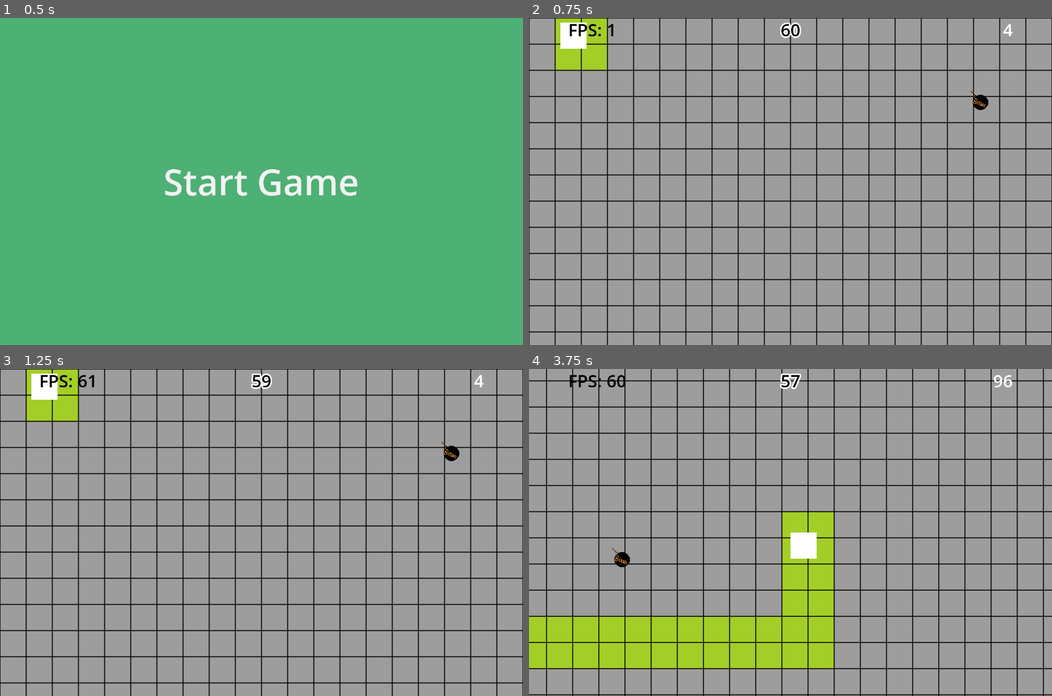
Above: before the commit, frames 1-4 (two rows, left to right).
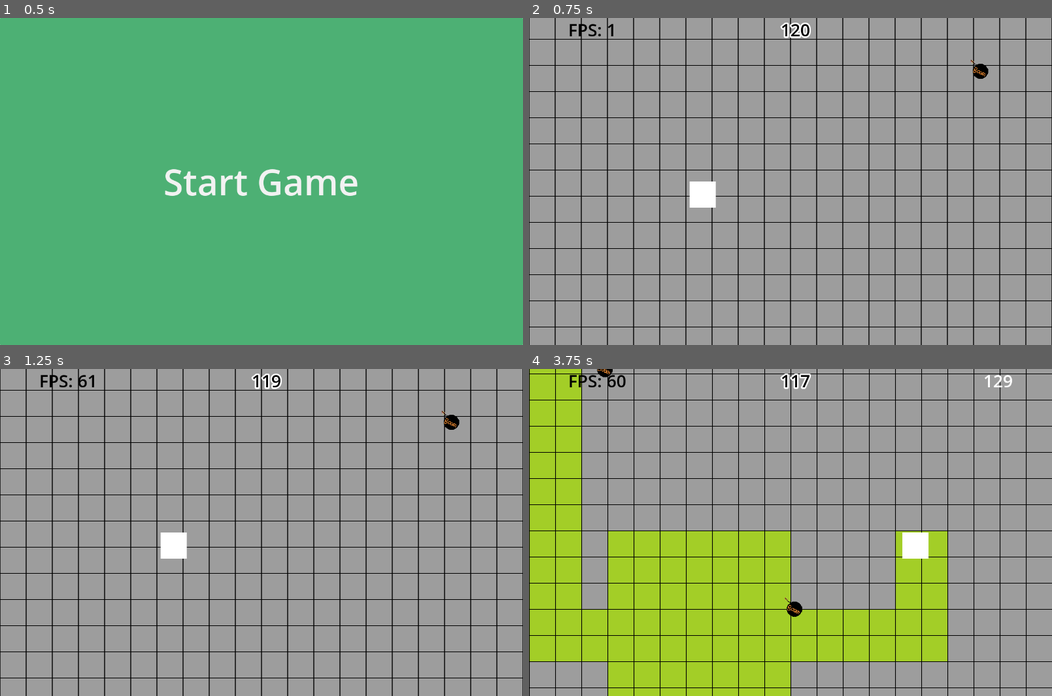
Above: after the commit, the same moments.

Repository: NIK-98/Paint_The_Ground
Game: Godot game, scene res://sceens/level.tscn
Two runs of this game, one before a commit and one after it. Both use one fixed random seed, a clock stepped at 60 frames per second and the inputs below. This scene is started directly instead of the project's main scene.
Inputs:
- Up to frame 1 (0.5 s): no input
- Up to frame 2 (0.75 s): click "Start Game" at 0.5 s
- Up to frame 3 (1.25 s): no input
- Up to frame 4 (3.75 s): hold D (right) 1.28-2.03 s; hold S (down) 2.03-2.78 s; hold D (right) 2.78-3.53 s; hold W (up) from 3.53 s (still down)

Frame 1 is identical in both runs. In frame 2, 9.6% of the frame differs, in the area x 0-100%, y 0-97%; in frame 3, 9.6%; in frame 4, 39%, in the area x 0-100%, y 0-100%.
Error before the commit: Attempt to call function 'get_node' in base 'null instance' on a null instance. (res://scripts/player.gd:29)
Error after the commit: Attempt to call function 'get_node' in base 'null instance' on a null instance. (res://scripts/player.gd:32)

Commit message:
syncronisierung von start und time noch teils nicht syncron

Diff:
--- a/sceens/bombe.tscn
+++ b/sceens/bombe.tscn
@@ -10,6 +10,9 @@
 properties/0/path = NodePath(".:position")
 properties/0/spawn = true
 properties/0/replication_mode = 2
+properties/1/path = NodePath(".:visible")
+properties/1/spawn = true
+properties/1/replication_mode = 1
 
 [node name="Bombe" type="Node2D" groups=["boom"]]
 script = ExtResource("1_d6tas")
--- a/sceens/level.tscn
+++ b/sceens/level.tscn
@@ -73,6 +73,9 @@
 sources/5 = SubResource("TileSetAtlasSource_jh5d0")
 sources/6 = SubResource("TileSetAtlasSource_1s3c3")
 
+[sub_resource type="SystemFont" id="SystemFont_fe0qs"]
+font_names = PackedStringArray("Jokerman")
+
 [sub_resource type="SystemFont" id="SystemFont_txo84"]
 font_names = PackedStringArray("Bell MT")
 font_italic = true
@@ -83,15 +86,12 @@
 [sub_resource type="StyleBoxFlat" id="StyleBoxFlat_kbrw7"]
 bg_color = Color(0.854902, 0.501961, 0.0235294, 1)
 
-[sub_resource type="Theme" id="Theme_7dykc"]
+[sub_resource type="Theme" id="Theme_cyalv"]
 Button/font_sizes/font_size = 88
 Button/fonts/font = SubResource("SystemFont_txo84")
 Button/styles/hover = SubResource("StyleBoxFlat_l6etb")
 Button/styles/normal = SubResource("StyleBoxFlat_l6etb")
 Button/styles/pressed = SubResource("StyleBoxFlat_kbrw7")
-
-[sub_resource type="SystemFont" id="SystemFont_fe0qs"]
-font_names = PackedStringArray("Jokerman")
 
 [sub_resource type="SceneReplicationConfig" id="SceneReplicationConfig_jatce"]
 properties/0/path = NodePath("CanvasLayer/Time:text")
@@ -137,18 +137,11 @@
 offset_right = -96.0
 grow_horizontal = 0
 
-[node name="Start" type="Button" parent="CanvasLayer"]
-offset_right = 1280.0
-offset_bottom = 800.0
-theme = SubResource("Theme_7dykc")
-text = "Start Game"
-script = ExtResource("12_xt3i6")
-
 [node name="MultiplayerSpawner" type="MultiplayerSpawner" parent="CanvasLayer"]
 _spawnable_scenes = PackedStringArray("res://sceens/score_label.tscn")
 spawn_path = NodePath("../Wertung")
 
-[node name="Time" type="Label" parent="CanvasLayer"]
+[node name="Time" type="Label" parent="CanvasLayer" groups=["time"]]
 offset_left = 616.0
 offset_right = 664.0
 offset_bottom = 40.0
@@ -158,8 +151,15 @@
 theme_override_fonts/font = SubResource("SystemFont_fe0qs")
 theme_override_font_sizes/font_size = 42
 
-[node name="Timer" type="Timer" parent="."]
-wait_time = 60.0
+[node name="Start" type="Button" parent="CanvasLayer" groups=["start"]]
+offset_right = 1280.0
+offset_bottom = 800.0
+theme = SubResource("Theme_cyalv")
+text = "Start Game"
+script = ExtResource("12_xt3i6")
+
+[node name="Timer" type="Timer" parent="." groups=["timer"]]
+wait_time = 120.0
 
 [node name="MultiplayerSynchronizer" type="MultiplayerSynchronizer" parent="."]
 replication_config = SubResource("SceneReplicationConfig_jatce")
--- a/sceens/main.tscn
+++ b/sceens/main.tscn
@@ -254,6 +254,7 @@
 theme = SubResource("Theme_iqe0b")
 
 [node name="CanvasLayer" type="CanvasLayer" parent="."]
+process_mode = 3
 layer = 3
 scale = Vector2(0.7, 0.7)
 transform = Transform2D(0.7, 0, 0, 0.7, 0, 0)
--- a/sceens/player.tscn
+++ b/sceens/player.tscn
@@ -7,7 +7,7 @@
 size = Vector2(64, 64)
 
 [sub_resource type="RectangleShape2D" id="RectangleShape2D_wpgsi"]
-size = Vector2(64, 64)
+size = Vector2(65, 64)
 
 [sub_resource type="SceneReplicationConfig" id="SceneReplicationConfig_ktm87"]
 properties/0/path = NodePath(".:player")
--- a/scripts/Global.gd
+++ b/scripts/Global.gd
@@ -2,7 +2,5 @@
 
 var Spielfeld_Size = Vector2()
 var Max_clients = 6
-var Game_running = false
-var Gametriggerstart = false
 const Start_bomben_limit = 4
 var Gameover = false
--- a/scripts/level.gd
+++ b/scripts/level.gd
@@ -11,6 +11,7 @@
 const bomb_spawn_genzen = 64
 
 var old_spawn: Vector2
+var Time_out = false
 
 func _ready():
 	$CanvasLayer/Time.visible = false
@@ -39,6 +40,7 @@
 		$CanvasLayer/Time.text = str(round($Timer.time_left))
 
 
+
 func _exit_tree():
 	multiplayer.server_disconnected.disconnect(verbindung_verloren)
 	if not multiplayer.is_server():
@@ -65,19 +67,6 @@
 	get_tree().change_scene_to_file("res://sceens/main.tscn")
 
 
-@rpc("any_peer","call_local")
-func reset_game_status():
-	Global.Game_running = true
-	Global.Gametriggerstart = true
-	Global.Max_clients = len(multiplayer.get_peers())
-
-
-@rpc("any_peer","call_local")
-func disable_game():
-	Global.Game_running = false
-	Global.Gametriggerstart = false
-	Global.Gameover = true
-
 
 func add_player(id: int):
 	if len(multiplayer.get_peers()) >= Global.Max_clients:
@@ -85,20 +74,14 @@
 		return
 	var player = player_sceen.instantiate()
 	player.player = id
-	var randpos = Vector2(randi_range(0,Global.Spielfeld_Size.x-player.get_node("Color").size.x),randi_range(0,Global.Spielfeld_Size.y-player.get_node("Color").size.y))
-	if randpos == old_spawn:
-		old_spawn = randpos
-		del_player(id)
-		add_player(id)
-		return
-
+	var randpos = Vector2(floor(randi_range(500,Global.Spielfeld_Size.x+player.get_node("Color").size.x)),floor(randi_range(500,Global.Spielfeld_Size.y-player.get_node("Color").size.y)))
 	player.position = randpos
 	player.name = str(id)
 	get_node("Players").add_child(player, true)
-	old_spawn = randpos
 	add_score(id)
 
 
+@rpc("call_local")
 func reset_bomben(id: int,anzahl: int):
 	for c in Bomben.get_child_count()-1:
 		if Bomben.get_child(c).is_in_group("boom"):
@@ -107,6 +90,7 @@
 		spawn_new_bombe(id, 64)
 
 
+@rpc("call_local")
 func spawn_new_bombe(id: int,abstand: int):
 	var new_bombe = bombe.instantiate()
 	var randpos = Vector2(randi_range(bomb_spawn_genzen,Global.Spielfeld_Size.x-bomb_spawn_genzen),randi_range(bomb_spawn_genzen,Global.Spielfeld_Size.y-bomb_spawn_genzen))
@@ -138,14 +122,19 @@
 	get_node("Players").get_node(str(id)).queue_free()
 
 
-func _on_start_pressed():
-	reset_game_status.rpc()
+func _on_timer_timeout():
+	$Timer.stop()
+	Time_out = true
+
 
 
 @rpc("call_local")
 func visible_start():
-	$"CanvasLayer/Start".visible = false
+	$CanvasLayer/Start.visible = false
+	$CanvasLayer/Start.disabled = true
+	Global.Max_clients = len(multiplayer.get_peers())
 
-func _on_timer_timeout():
-	disable_game()
-	$Timer.stop()
+
+func _on_start_pressed():
+	if multiplayer.is_server():
+		visible_start.rpc_id(1)
--- a/scripts/main.gd
+++ b/scripts/main.gd
@@ -74,7 +74,6 @@
 		multiplayer.disconnect_peer(peer.get_unique_id())
 		return
 	start_game()
-	await get_tree().create_timer(2).timeout
 
 
 func start_game():
--- a/scripts/player.gd
+++ b/scripts/player.gd
@@ -11,7 +11,8 @@
 var tile_size_multipl = 1.5
 var color_cell = 1
 var loaded = false
-var starting_game = false
+var Gametriggerstart = false
+@export var is_starting = false
 @export var score = 0
 
 @onready var camera = $Camera2D
@@ -26,6 +27,8 @@
 
 
 func _ready():
+	$CanvasLayer/Winner.visible = false
+	$CanvasLayer/Los.visible = false
 	main.get_node("UI").hide()
 	if player == multiplayer.get_unique_id():
 		camera.make_current()
@@ -37,41 +40,47 @@
 		loaded = true
 		painter(name)
 		score_counter.rpc()
-		$CanvasLayer/Winner.visible = false
-		$CanvasLayer/Los.visible = false
 
-	if Global.Game_running:
-		if Global.Gametriggerstart:
-			Global.Gametriggerstart = false
+	if not get_parent().get_parent().get_node("CanvasLayer/Start").visible:
+		if not Gametriggerstart:
+			Gametriggerstart = true
 			map.reset_floor()
-			get_parent().get_parent().reset_bomben(name.to_int(), Global.Start_bomben_limit)
-			get_parent().get_parent().visible_start.rpc_id(name.to_int())
+			if multiplayer.is_server():
+				get_parent().get_parent().reset_bomben.rpc_id(1, name.to_int(), Global.Start_bomben_limit)
 			if get_parent().get_parent().get_node("Timer").is_stopped():
 				get_parent().get_parent().get_node("CanvasLayer/Time").visible = true
+			for i in get_parent().get_parent().get_node("CanvasLayer").get_children():
+				if i.is_in_group("time"):
+					if not i.visible:
+						Gametriggerstart = false
+						get_parent().get_parent().get_node("Timer").stop()
+						return
+			if Gametriggerstart:
 				get_parent().get_parent().get_node("Timer").start()
-		if position.x < 0:
-			velocity.x += 10
-		elif position.x+$Color.size.x > Global.Spielfeld_Size.x:
-			velocity.x -= 10
-		elif position.y < 0:
-			velocity.y += 10
-		elif position.y+$Color.size.y > Global.Spielfeld_Size.y:
-			velocity.y -= 10
-		else:
-			velocity = input.move*SPEED
 
-		$Camera2D.limit_right = Global.Spielfeld_Size.x
-		$Camera2D.limit_bottom = Global.Spielfeld_Size.y
-		move_and_collide(velocity)
-		if (velocity.x != 0 or velocity.y != 0):
-			painter(name)
-		score_counter.rpc()
-		if get_parent().get_parent().get_node("CanvasLayer/Wertung").get_node(str(name)) != null:
-			get_parent().get_parent().get_node("CanvasLayer/Wertung").get_node(str(name)).call_deferred("wertung",name.to_int())
-		bombe_attack()
-	elif Global.Gameover:
-		ende.rpc_id(name.to_int())
-		print(1323)
+		if not get_parent().get_parent().get_node("Timer").is_stopped() and get_parent().get_parent().get_node("CanvasLayer/Time").visible and Gametriggerstart:
+			if position.x < 0:
+				velocity.x += 10
+			elif position.x+$Color.size.x > Global.Spielfeld_Size.x:
+				velocity.x -= 10
+			elif position.y < 0:
+				velocity.y += 10
+			elif position.y+$Color.size.y > Global.Spielfeld_Size.y:
+				velocity.y -= 10
+			else:
+				velocity = input.move*SPEED
+
+			$Camera2D.limit_right = Global.Spielfeld_Size.x
+			$Camera2D.limit_bottom = Global.Spielfeld_Size.y
+			move_and_collide(velocity)
+			if (velocity.x != 0 or velocity.y != 0):
+				painter(name)
+			score_counter.rpc()
+			if get_parent().get_parent().get_node("CanvasLayer/Wertung").get_node(str(name)) != null:
+				get_parent().get_parent().get_node("CanvasLayer/Wertung").get_node(str(name)).call_deferred("wertung",name.to_int())
+			bombe_attack()
+		if get_parent().get_parent().Time_out:
+			ende.rpc_id(name.to_int())
 	exit()
 
 
@@ -84,14 +93,11 @@
 	if not $CanvasLayer/Los.visible:
 		$CanvasLayer/Winner.visible = true
 
+
 func exit():
 	if Input.is_action_just_pressed("exit"):
 		if multiplayer.is_server():
-			#kick players
-			for i in get_parent().get_child_count()-1:
-				if get_parent().get_child(i).name.to_int() != 1:
-					rpc("kicked",get_parent().get_child(i).name.to_int(),"Server wurde beendet!")
-			#Terminate server
+			multiplayer.multiplayer_peer.disconnect_peer(name.to_int())
 			multiplayer.multiplayer_peer = null
 			emit_signal("add_player")
 			emit_signal("del_player")
